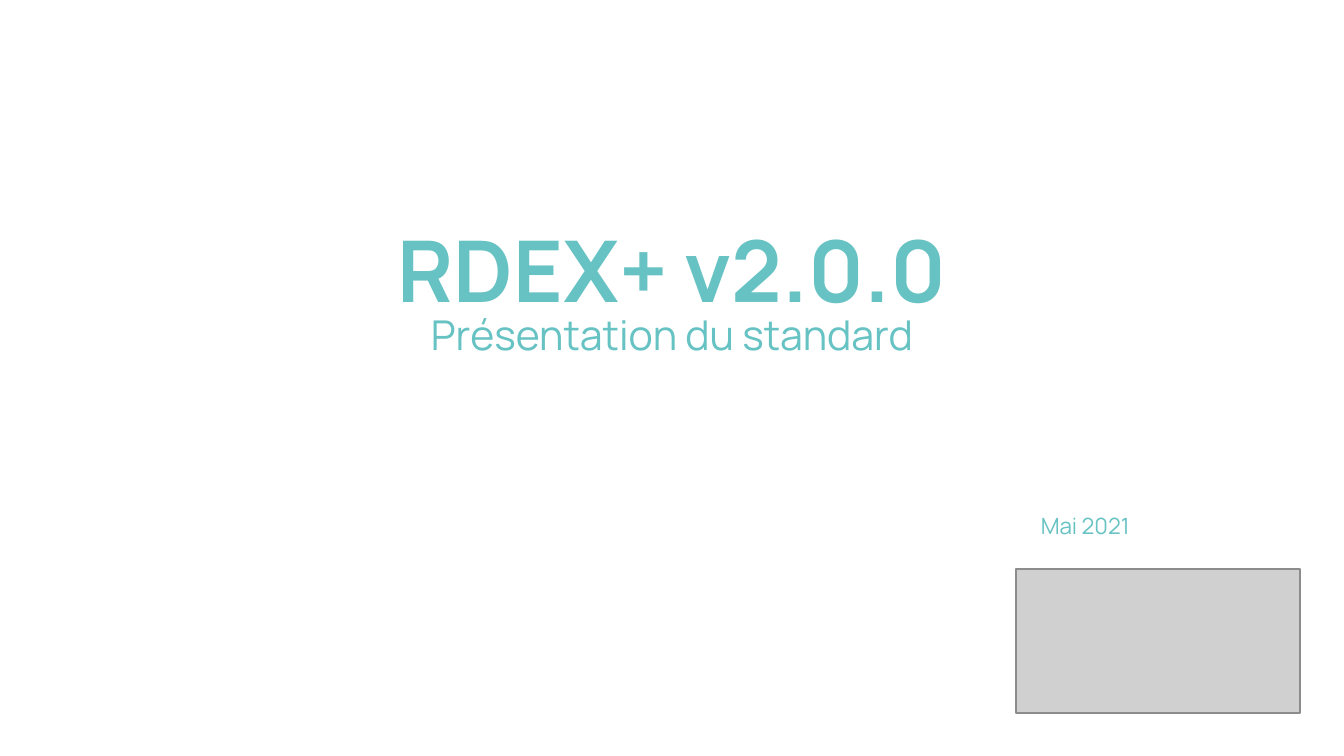
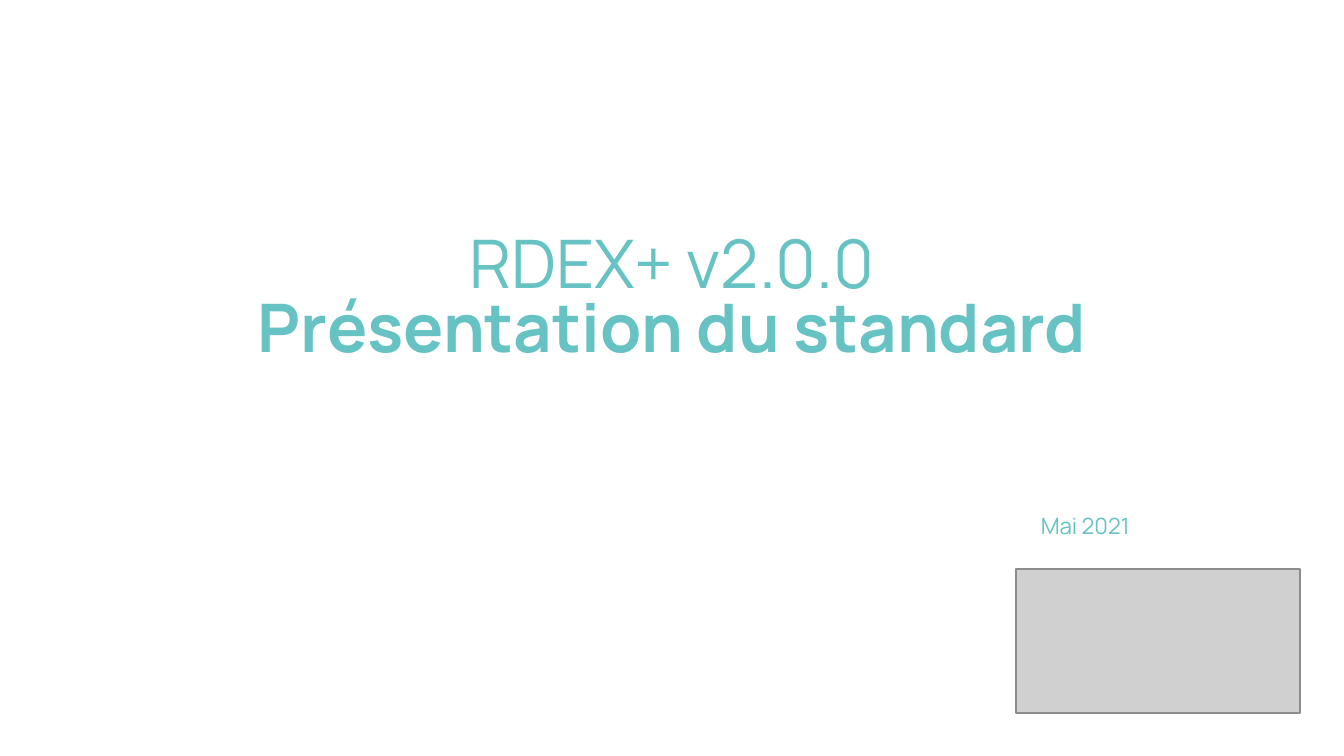
Before and after one commit to fabmob/rdexplus, a slide deck: slide 2 of resources/rdexplus_presentation-fr.odp (slide 1 before the commit). Drawn at 1344x756 pixels with LibreOffice and Linux fonts; fonts in the diff are those of the drawing; grey boxes stand for pictures. Boxes give left, top, right and bottom in pixels: in the first picture for what was removed or moved away, otherwise in the second. Text is boxed around its words. In the diff, an @@ line names an element or a change of style, - is before the commit and + after.

```diff
--- a/resources/rdexplus_presentation-fr.odp
+++ b/resources/rdexplus_presentation-fr.odp
@@ title "RDEX+ v2.0.0 Présentation du standard" at box(258, 239, 1086, 353): size 45.6 to 35.9 pt, bold off in "RDEX+ v2.0.0"; size 22 to 35.9 pt, bold on in "Présentation du standard" @@
```
Also in this commit, not shown: 2 other slides changed, 1 slide added, 2 other files.
